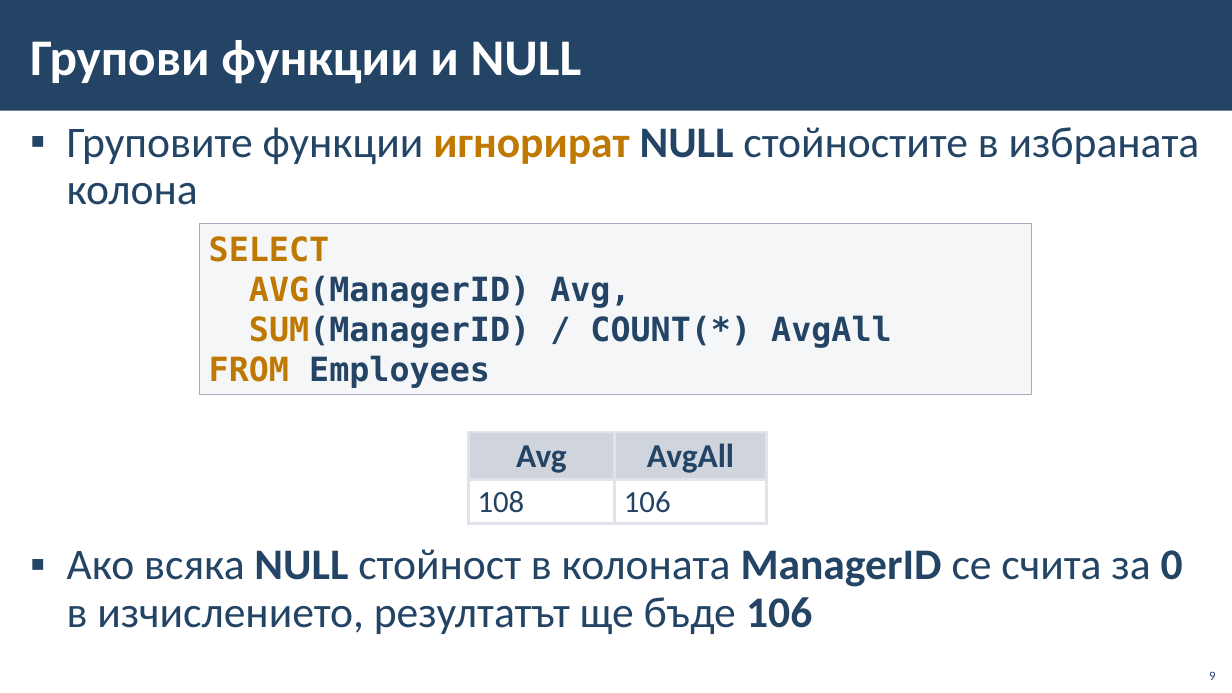
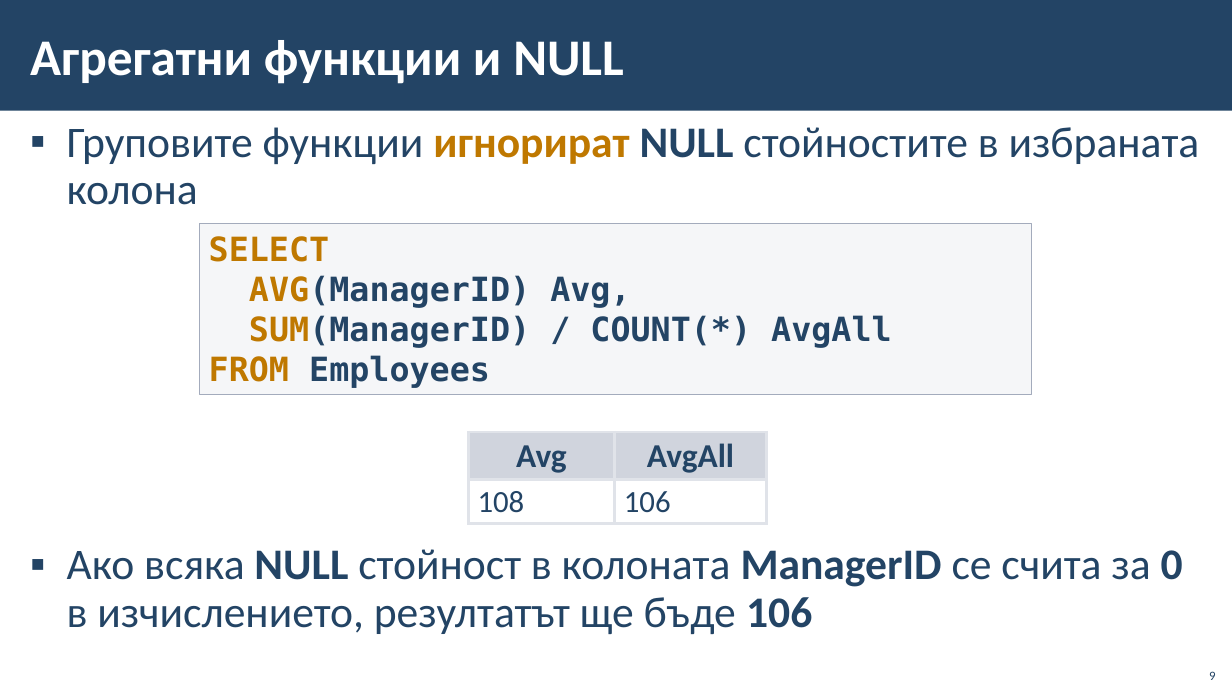
Before and after one commit to BG-IT-Edu/School-Programming, a slide deck: slide 9 of Courses/Software-Sciences/Module-3-Databases-New/11-Group-and-Aggregate-Functions/11-Group-and-Aggregate-Functions.pptx. Drawn at 1232x693 pixels with LibreOffice and Linux fonts; fonts in the diff are those of the drawing; background and template pictures are left out. Boxes give left, top, right and bottom in pixels: in the first picture for what was removed or moved away, otherwise in the second. Text is boxed around its words. In the diff, an @@ line names an element or a change of style, - is before the commit and + after.

```diff
--- a/Courses/Software-Sciences/Module-3-Databases-New/11-Group-and-Aggregate-Functions/11-Group-and-Aggregate-Functions.pptx
+++ b/Courses/Software-Sciences/Module-3-Databases-New/11-Group-and-Aggregate-Functions/11-Group-and-Aggregate-Functions.pptx
@@ title at (x1=30, y1=40, x2=624, y2=84): text changed @@
-Групови функции и NULL
+Агрегатни функции и NULL
```
Also in this commit, not shown: 9 other slides changed, 1 other file.
